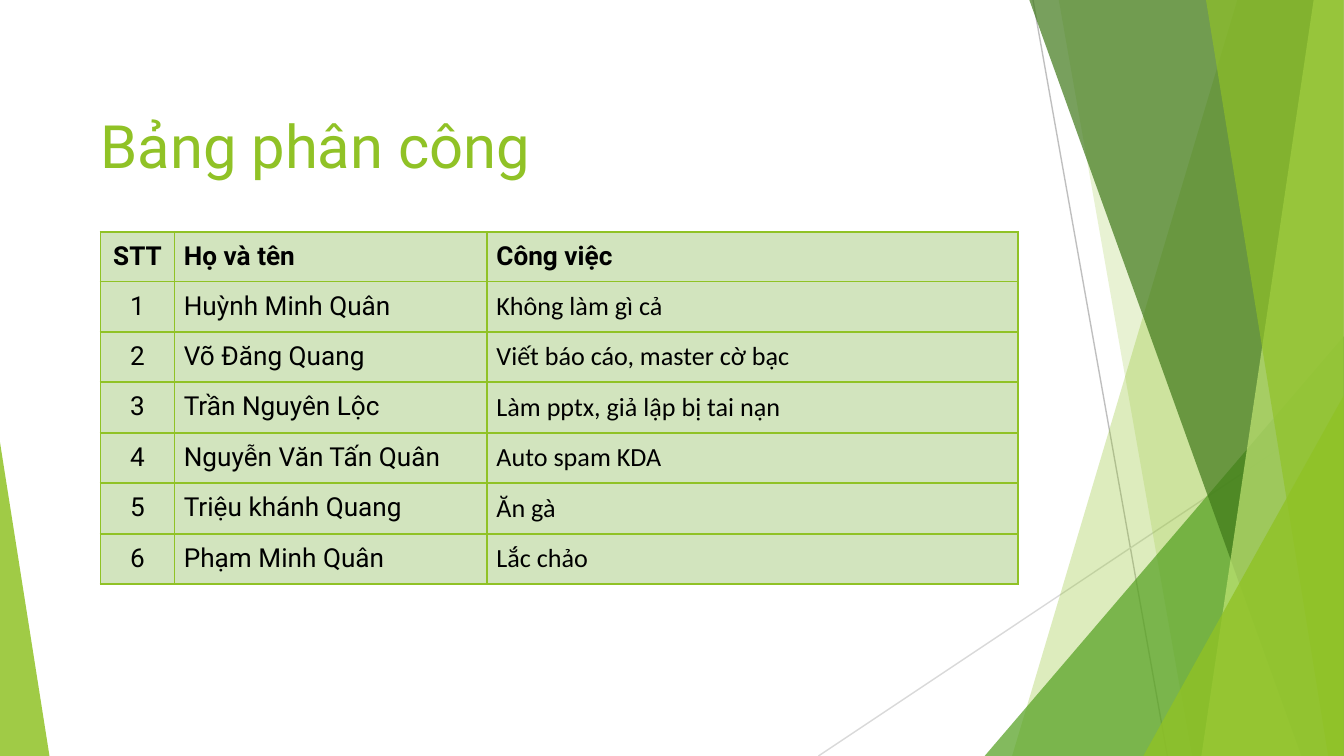
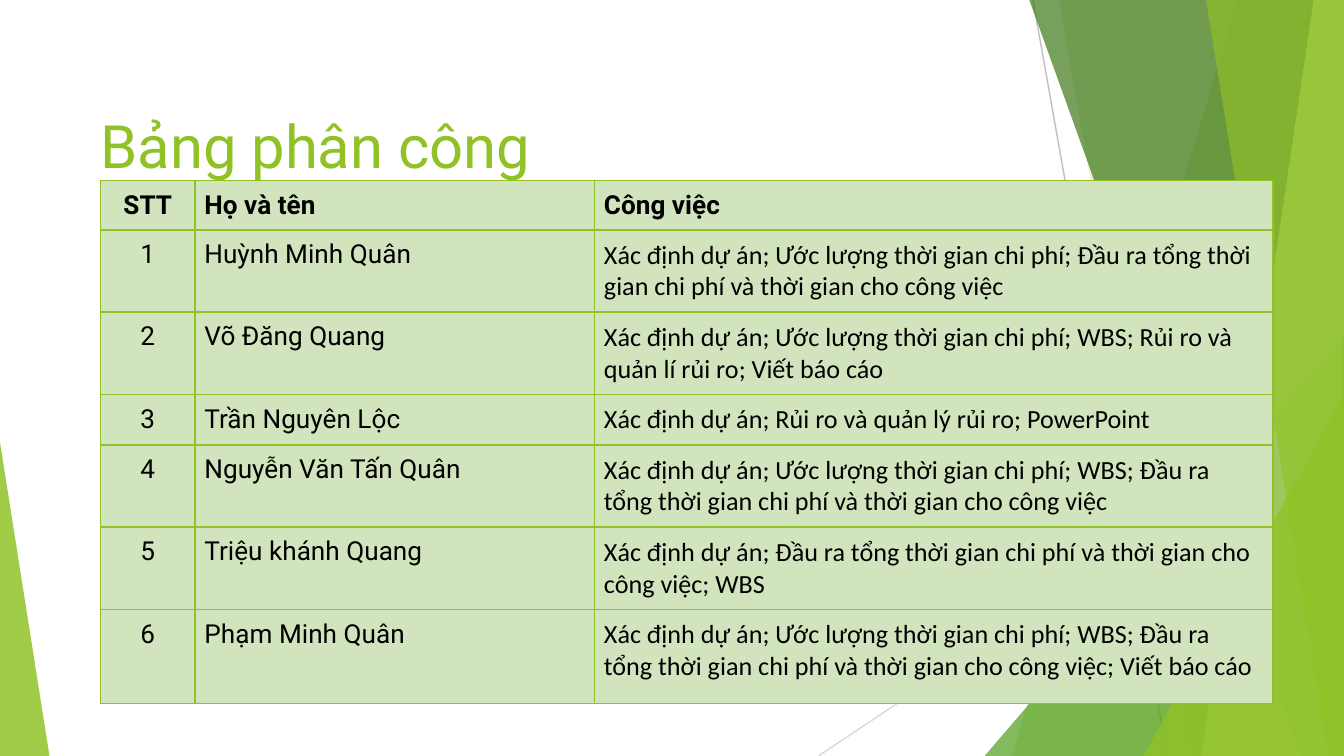
Before and after one commit to EdgarIgnite16/MSP-Project, a slide deck: slide 3 of Report/Nhom9_SingedShop_FinalUltimateVersion.pptx. Drawn at 1344x756 pixels with LibreOffice and Linux fonts; fonts in the diff are those of the drawing. Boxes give left, top, right and bottom in pixels: in the first picture for what was removed or moved away, otherwise in the second. Text is boxed around its words. In the diff, an @@ line names an element or a change of style, - is before the commit and + after.

```diff
--- a/Report/Nhom9_SingedShop_FinalUltimateVersion.pptx
+++ b/Report/Nhom9_SingedShop_FinalUltimateVersion.pptx
@@ table at box(101, 180, 1273, 700) @@
-row 2, column 3: Không làm gì cả
+row 2, column 3: Xác định dự án; Ước lượng thời gian chi phí; Đầu ra tổng thời gian chi phí và thời gian cho công việc
-row 3, column 3: Viết báo cáo, master cờ bạc
+row 3, column 3: Xác định dự án; Ước lượng thời gian chi phí; WBS; Rủi ro và quản lí rủi ro; Viết báo cáo
-row 4, column 3: Làm pptx, giả lập bị tai nạn
+row 4, column 3: Xác định dự án; Rủi ro và quản lý rủi ro; PowerPoint
-row 5, column 3: Auto spam KDA
+row 5, column 3: Xác định dự án; Ước lượng thời gian chi phí; WBS; Đầu ra tổng thời gian chi phí và thời gian cho công việc
-row 6, column 3: Ăn gà
+row 6, column 3: Xác định dự án; Đầu ra tổng thời gian chi phí và thời gian cho công việc; WBS
-row 7, column 3: Lắc chảo
+row 7, column 3: Xác định dự án; Ước lượng thời gian chi phí; WBS; Đầu ra tổng thời gian chi phí và thời gian cho công việc; Viết báo cáo
@@ table: place and size @@
-table at box(101, 231, 1019, 582)
+table at box(101, 180, 1273, 700)
```
Also in this commit, not shown: 2 other slides changed, 4 slides added, 5 slides removed.
